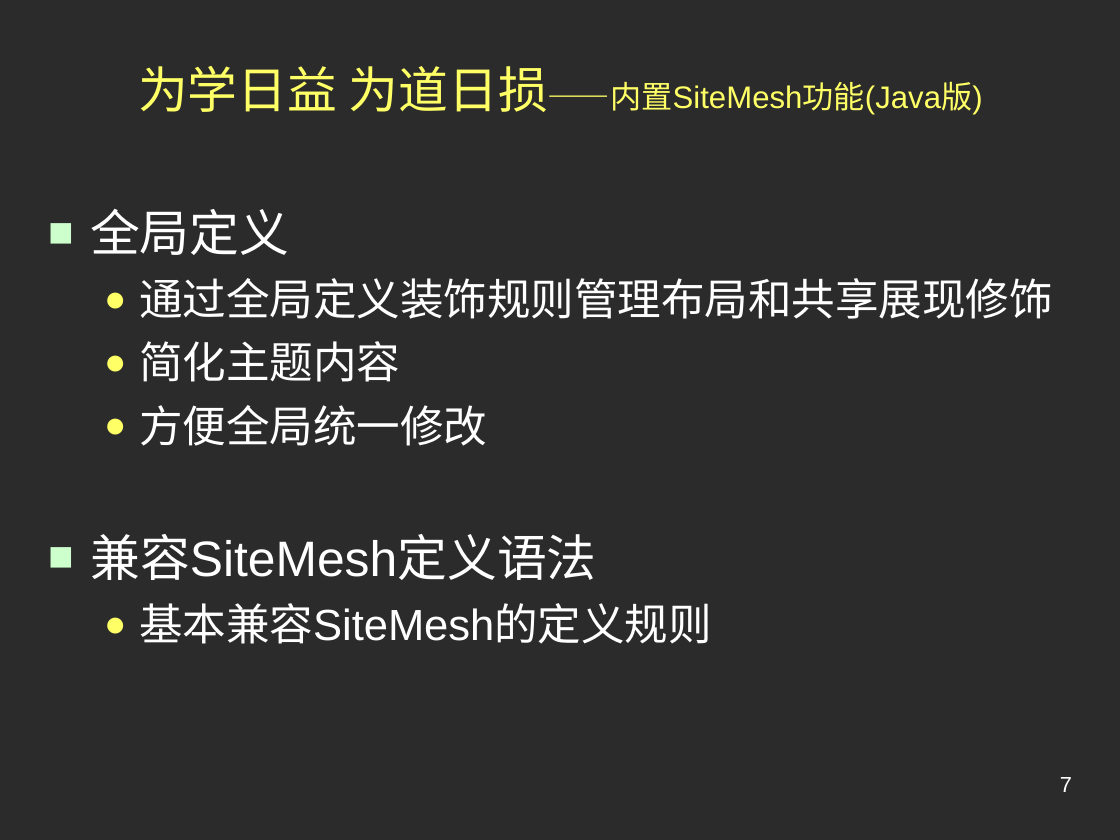
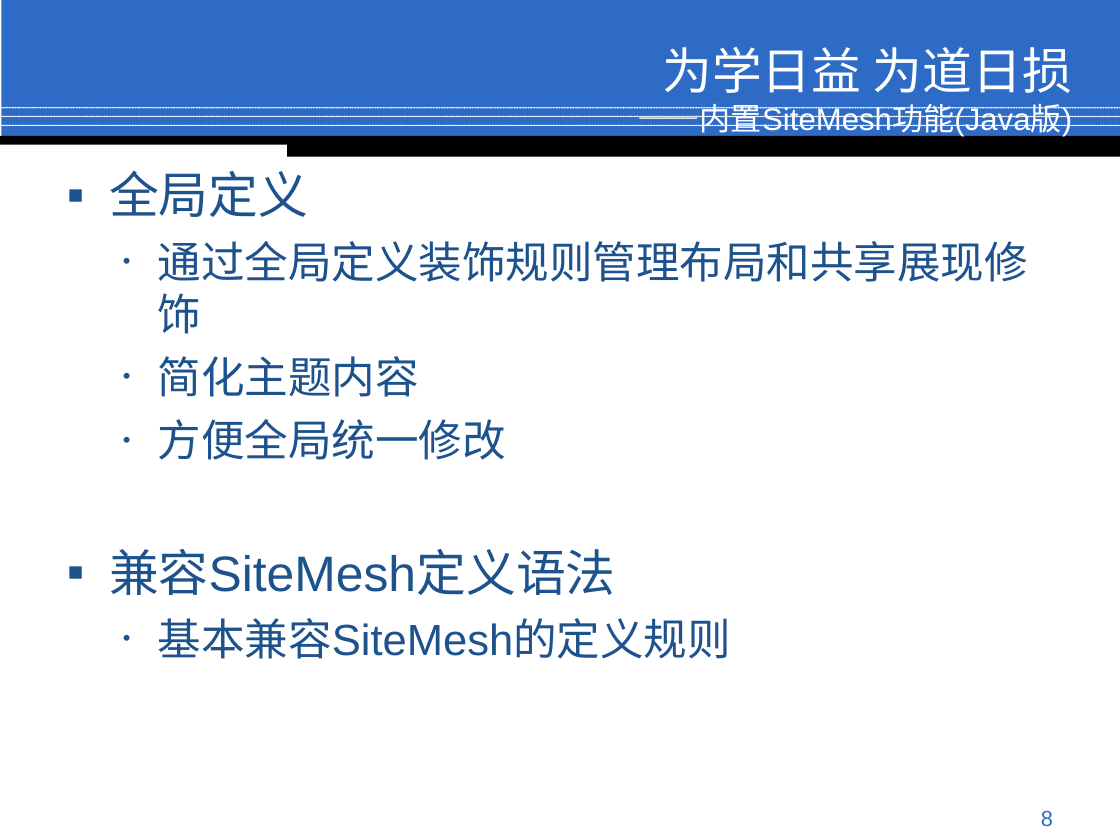
Before and after one commit to jindw/lite, a slide deck: slide 8 of trunk/Lite/web/doc/Preview.ppt (slide 7 before the commit). Drawn at 1120x840 pixels with LibreOffice and Linux fonts; fonts in the diff are those of the drawing; background and template pictures are left out; a plain dark background stands for a picture behind light text. Boxes give left, top, right and bottom in pixels: in the first picture for what was removed or moved away, otherwise in the second. Text is boxed around its words. In the diff, an @@ line names an element or a change of style, - is before the commit and + after.

```diff
--- a/trunk/Lite/web/doc/Preview.ppt
+++ b/trunk/Lite/web/doc/Preview.ppt
@@ rectangle added at <box>1,0,1120,138</box>, fill #2D6BC7 @@
@@ title at <box>637,47,1072,139</box>: text changed; text colour #FFFF66 to #FFFFFF @@
-为学日益 为道日损——内置SiteMesh功能(Java版)
+为学日益 为道日损
+——内置SiteMesh功能(Java版)
@@ line added from (0, 108) to (1120, 108), #FFFFFF 0.99 pt @@
@@ line added from (0, 116) to (1120, 116), #FFFFFF 0.99 pt @@
@@ line added from (0, 125) to (1120, 125), #FFFFFF 0.99 pt @@
@@ rectangle added at <box>0,136,1120,144</box>, fill #000000 @@
@@ rectangle added at <box>287,139,1120,157</box>, fill #000000 @@
@@ text "全局定义": place and size @@
-text "全局定义" at <box>90,209,1052,644</box>
+text "全局定义" at <box>109,171,1028,659</box>
@@ text "全局定义" at <box>109,171,1028,659</box>: text colour #FFFFFF to #1D528D; bullet ■ to ▪; bullet colour #CCFFCC to #1D528D; bullet ● to •; bullet colour #FFFF66 to #1D528D @@
@@ page number removed at <box>1060,777,1072,792</box> @@
-7
@@ page number added at <box>1041,811,1053,827</box>, 14 pt, text #2D6BC7 @@
+8
```
Also in this commit, not shown: 10 other slides changed, 2 slides added, 1 slide removed.
